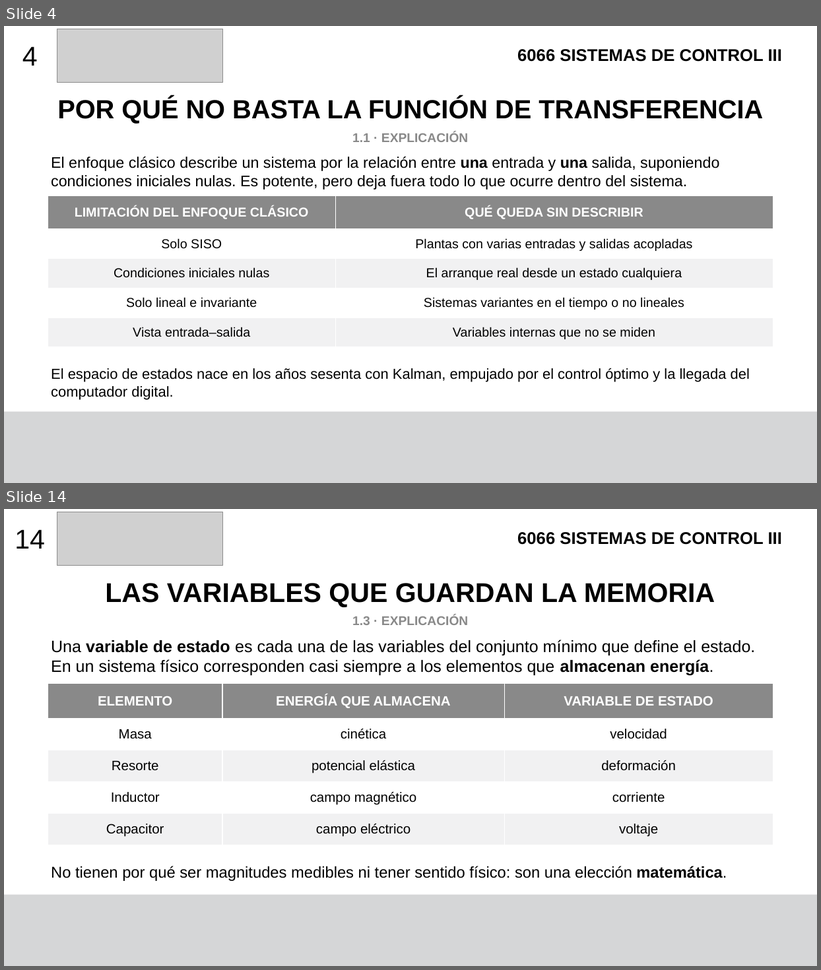
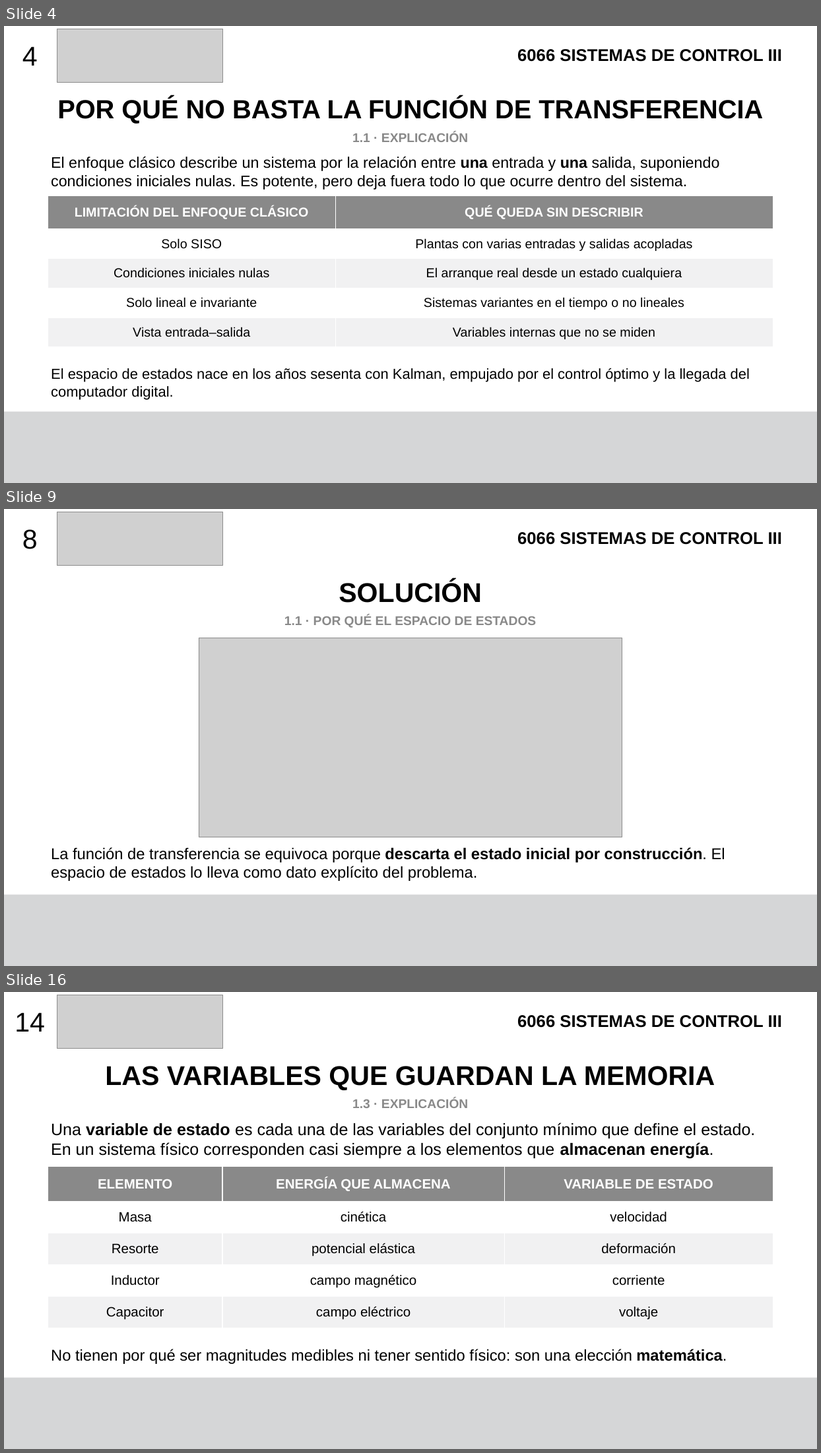
Before and after one commit to F4bian1012/Sistemas-de-Control-III, a slide deck: Semana_2_Clasificacion_de_sistemas/Introduccion al espacio de estados.pptx. Shown one above the other, each under a label of ours: slides 4 and 14 before the commit, slides 4, 9 and 16 after it; the slides between them are not shown. The pictures are 821x970 and 821x1453 pixels, drawn with LibreOffice and Linux fonts; fonts in the diff are those of the drawing; grey boxes stand for pictures. Boxes give left, top, right and bottom in pixels: in the first picture for what was removed or moved away, otherwise in the second. Text is boxed around its words. In the diff, an @@ line names an element or a change of style, - is before the commit and + after.

Commit message:
Nuevas actualizaciones en Introduccion al espacio de estados

```diff
--- a/Semana_2_Clasificacion_de_sistemas/Introduccion al espacio de estados.pptx
+++ b/Semana_2_Clasificacion_de_sistemas/Introduccion al espacio de estados.pptx
@@ slide 9 added at (x1=4, y1=509, x2=817, y2=966), background #FFFFFF @@
@@ picture added at (x1=57, y1=512, x2=223, y2=565) @@
@@ text added at (x1=22, y1=529, x2=38, y2=549), 32 pt, text #000000 @@
+8
@@ text added at (x1=517, y1=532, x2=782, y2=545), 20 pt, text #000000, bold @@
+6066 SISTEMAS DE CONTROL III
@@ text added at (x1=339, y1=580, x2=482, y2=603), 32 pt, text #000000, bold @@
+SOLUCIÓN
@@ text added at (x1=284, y1=615, x2=537, y2=628), 15 pt, text #898989, bold @@
+1.1 · POR QUÉ EL ESPACIO DE ESTADOS
@@ picture added at (x1=199, y1=638, x2=622, y2=838) @@
@@ text added at (x1=51, y1=848, x2=725, y2=881), 18.5 pt, text #000000 @@
+La función de transferencia se equivoca porque descarta el estado inicial por construcción. El espacio de estados lo lleva como dato explícito del problema.
@@ rectangle added at (x1=4, y1=895, x2=817, y2=966), fill #D5D6D7 @@
@@ what was slide 14 is now slide 16 @@
```
Also in this commit, not shown: 13 slides changed, 2 other slides added.
